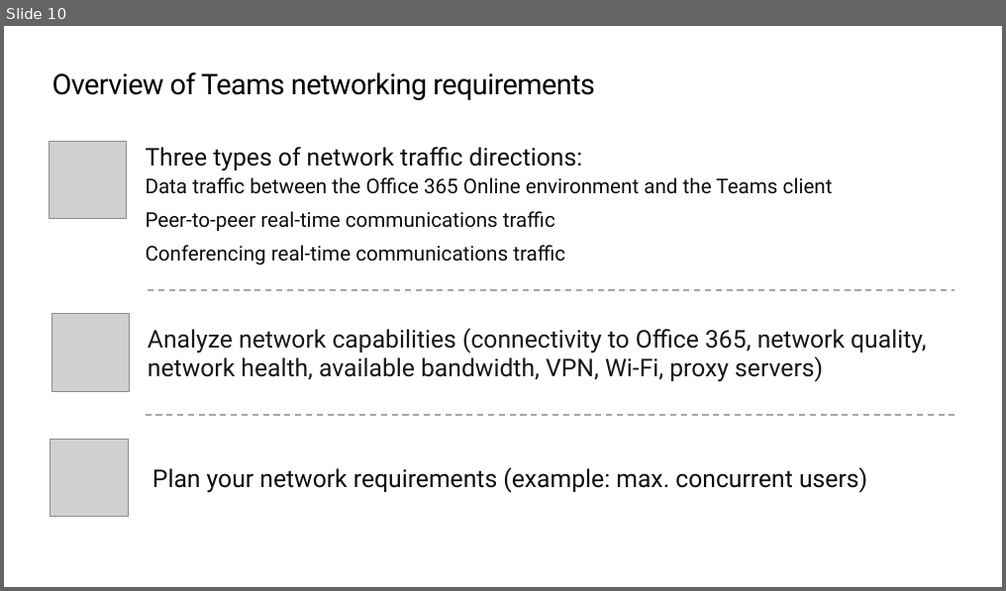
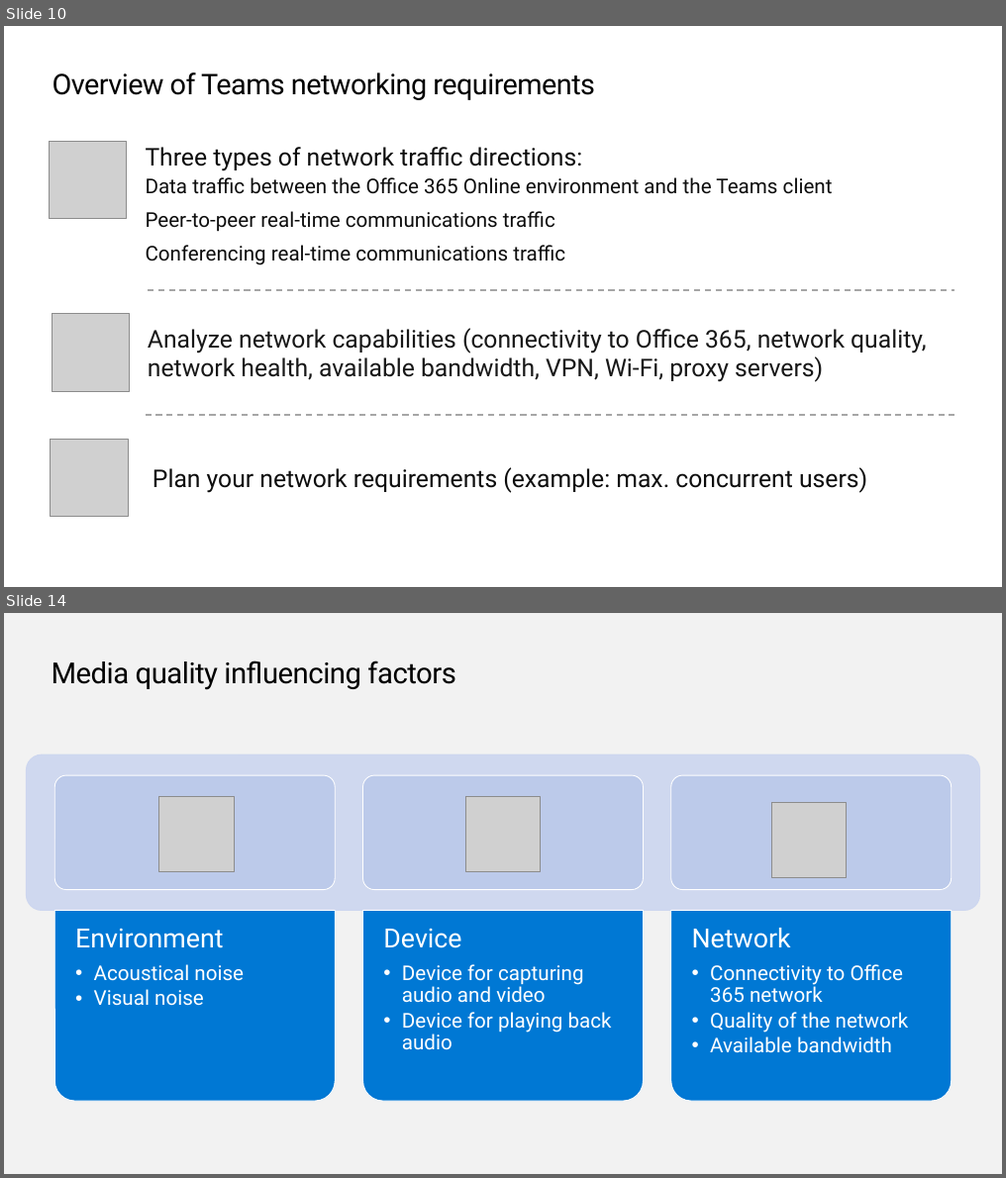
Before and after one commit to JPOWER4/M365-MS-Teams-Administration, a slide deck: Module 7 - Environment.pptx. Shown one above the other, each under a label of ours: slide 10 before the commit, slides 10 and 14 after it; the slides between them are not shown. The pictures are 1006x591 and 1006x1178 pixels, drawn with LibreOffice and Linux fonts; fonts in the diff are those of the drawing; grey boxes stand for pictures; background and template pictures are left out. Boxes give left, top, right and bottom in pixels: in the first picture for what was removed or moved away, otherwise in the second. Text is boxed around its words. In the diff, an @@ line names an element or a change of style, - is before the commit and + after.

```diff
--- a/Module 7 - Environment.pptx
+++ b/Module 7 - Environment.pptx
@@ slide 14 added at box(4, 613, 1002, 1174), background #F2F2F2 @@
@@ title added at box(52, 661, 456, 690), 28.6 pt, text #000000 @@
+Media quality influencing factors
@@ picture added at box(158, 797, 234, 872) @@
@@ picture added at box(465, 797, 541, 872) @@
@@ picture added at box(771, 803, 846, 878) @@
@@ group added at box(26, 755, 980, 1101): 4 rounded rectangles, 3 round same rects, 3 texts @@
+Environment
+  • Acoustical noise
+  • Visual noise
+Device
+  • Device for capturing audio and video
+  • Device for playing back audio
+Network
+  • Connectivity to Office 365 network
+  • Quality of the network
+  • Available bandwidth
```
Also in this commit, not shown: 1 slide changed, 7 other slides added, 2 other files.
